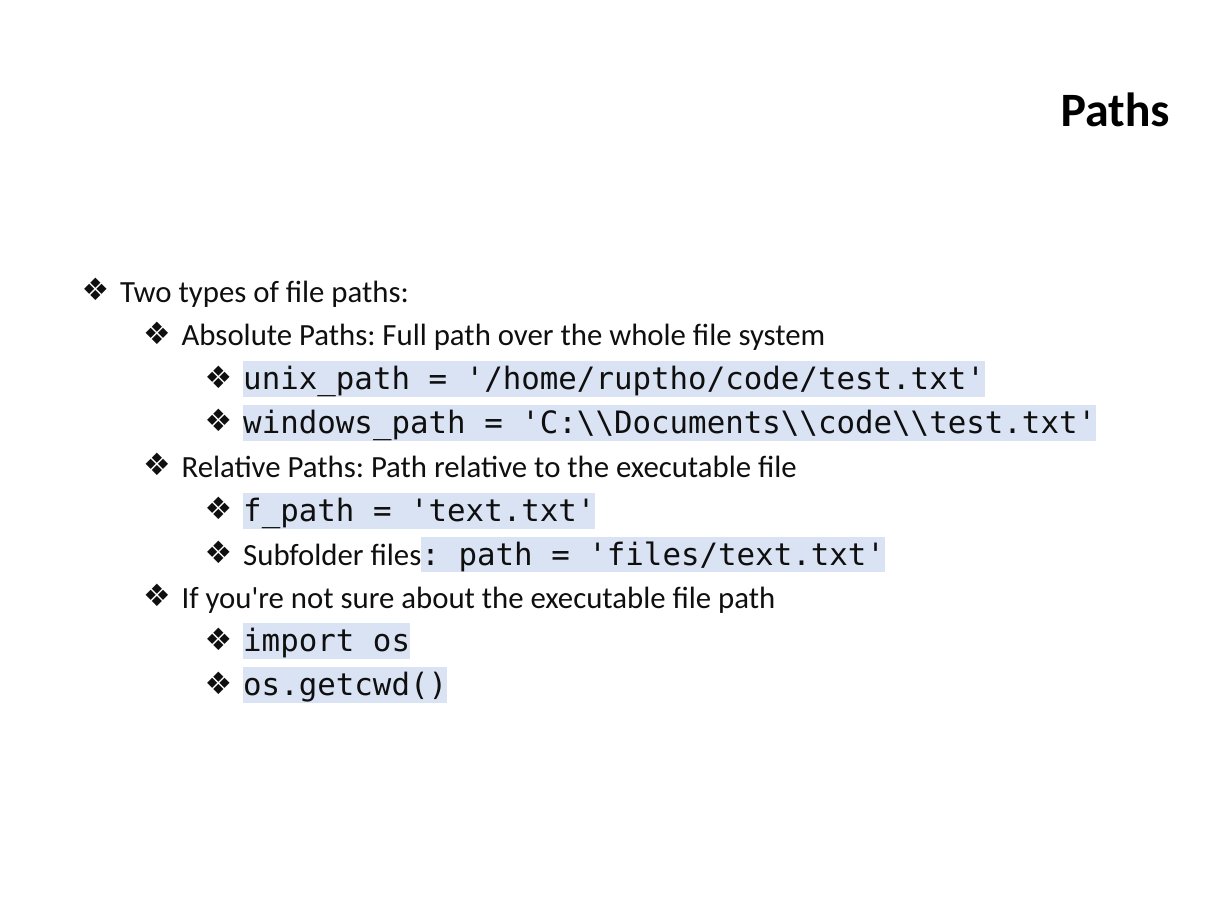
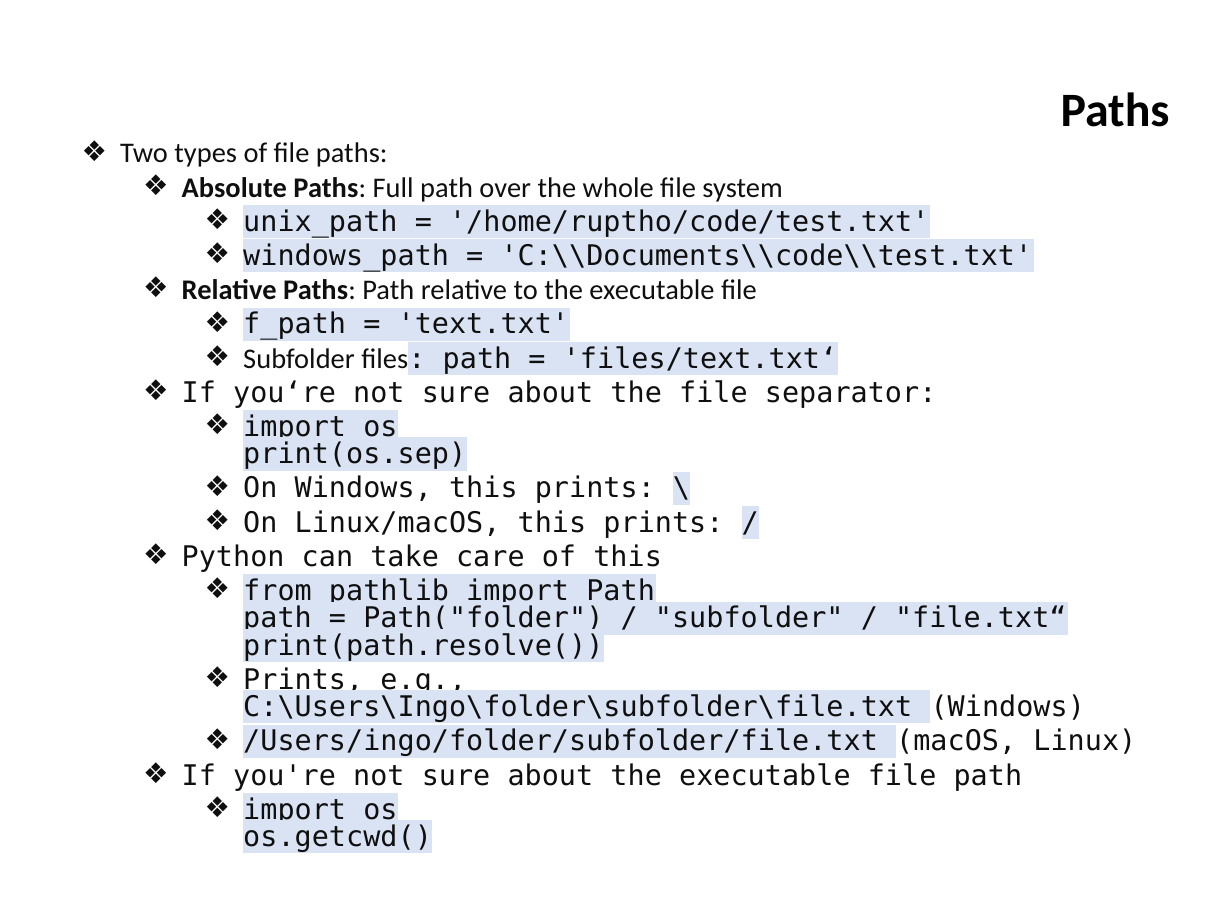
Before and after one commit to ifromm/fcsp, a slide deck: slide 5 of Slides/unit_8_prog_5.pptx. Drawn at 1232x924 pixels with LibreOffice and Linux fonts; fonts in the diff are those of the drawing; background and template pictures are left out. Boxes give left, top, right and bottom in pixels: in the first picture for what was removed or moved away, otherwise in the second. Text is boxed around its words. In the diff, an @@ line names an element or a change of style, - is before the commit and + after.

Commit message:
Added some more Path info

```diff
--- a/Slides/unit_8_prog_5.pptx
+++ b/Slides/unit_8_prog_5.pptx
@@ text "Two types of file paths:": place and size @@
-text "Two types of file paths:" at (120,280,1096,572)
+text "Two types of file paths:" at (120,142,1136,852)
@@ text at (120,142,1033,340): size 18 to 16.6 pt in "Two types of file paths:", "Absolute Paths: Full path over the whole ...", "unix_path = '/home/ruptho/code/test.txt'", "windows_path = 'C:\\Documents\\code\\test.txt'" and 2 more places; bold on in "Absolute Paths:", "Relative Paths:"; line spacing 1 to 0.8 @@
@@ text at (182,346,1136,852): text changed; size 18 to 16.6 pt @@
-      ❖ Subfolder files: path = 'files/text.txt'
+      ❖ Subfolder files: path = 'files/text.txt‘
+    ❖ If you‘re not sure about the file separator:
+      ❖ import os
+        print(os.sep)
+      ❖ On Windows, this prints: \
+      ❖ On Linux/macOS, this prints: /
+    ❖ Python can take care of this
+      ❖ from pathlib import Path
+        path = Path("folder") / "subfolder" / "file.txt“
+        print(path.resolve())
+      ❖ Prints, e.g.,
+        C:\Users\Ingo\folder\subfolder\file.txt (Windows)
+      ❖ /Users/ingo/folder/subfolder/file.txt (macOS, Linux)
+    ❖ If you're not sure about the executable file path
+      ❖ import os
+        os.getcwd()
@@ text removed at (182,586,775,702) @@
-    ❖ If you're not sure about the executable file path
-      ❖ import os
-      ❖ os.getcwd()
```
